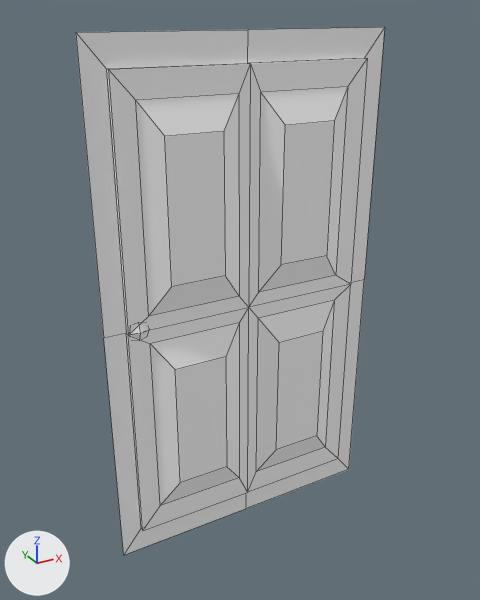
An edit to the FBX model PPR301/Assets/Assets/Environment Model/Interior Objects/Door.fbx, drawn before and after from the same camera.
Camera for both pictures: a 50 mm camera at (-4.48, -4.2, 2.66) aimed at (-3.12, -1.73, 1.42). Arrows for +X, +Y and +Z are at lower left; the lights stay in place. Mesh edges are drawn as thin lines. Where no turn or scale is listed for an object, it has been applied to the vertices.

In view in the first picture: 'Door'.
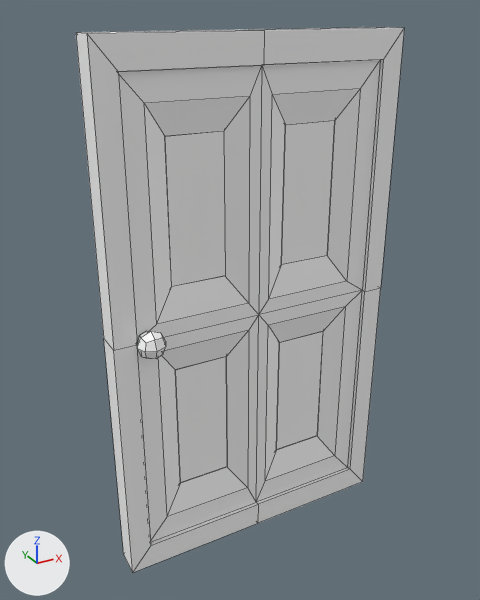
Pixel boxes [x1, y1, x2, y2] of what changed, in the pictures (480 x 600 px):
'Door', reshaped (6% wider): before [76, 27, 385, 555]; after [76, 27, 404, 572]
part 1 of me_mesh_016, added: after [137, 331, 166, 359]
part 2 of me_mesh_016, added: after [76, 27, 404, 572]

Edits to the bpy script that builds the scene:
```text
Change me_mesh_016:
    used by ob_door; location = (0.0, 1.939, 0.0)
    remove me_mesh_016.from_pydata(...)  # 83 vertices, 76 faces; spans x -3.77..-2.38, y -3.71..-3.56, z 0.16..2.58
    add me_mesh_016.from_pydata(...)  # 166 vertices, 160 faces; spans x -3.77..-2.38, y -3.87..-3.56, z 0.16..2.58
    me_mesh_016 part 1: the loose piece of 26 vertices spanning x -3.68..-3.55, y -3.68..-3.56, z 1.31..1.44 is copied, and the copy is mirrored in y about its middle, then moved by (0.0, -0.18, 0.0); it spans x -3.68..-3.55, y -3.87..-3.74, z 1.31..1.44
    me_mesh_016 part 2
    41 vertices are added at x -3.67..-2.48, y -3.78..-3.72, z 0.29..2.45
    8 new vertices lie (0.0, -0.13, 0.0) away from vertices in x -3.77..-2.38, y -3.65, z 0.16..2.58
    8 new vertices lie (0.0, 0.0, 0.63) away from vertices in x -3.47..-2.67, y -3.72, z 0.54..1.57
    60 new faces join them
```
